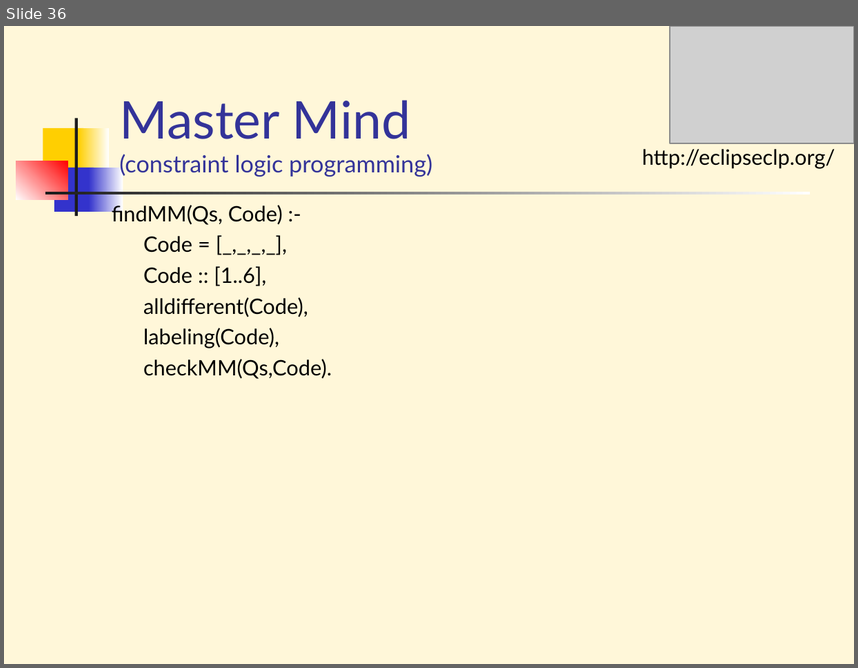
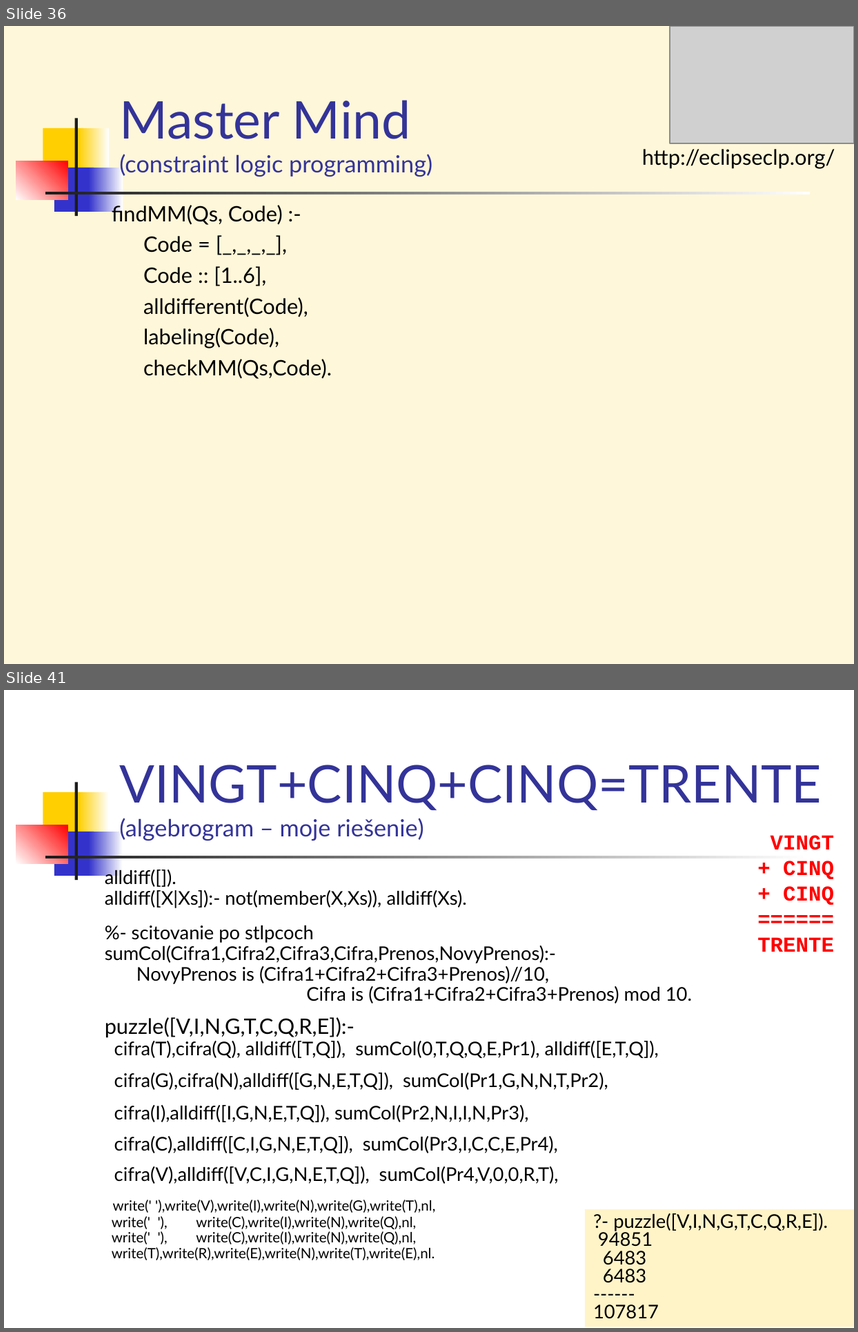
Before and after one commit to paradigmy/Prednasky, a slide deck: 11/logicke2.ppt. Shown one above the other, each under a label of ours: slide 36 before the commit, slides 36 and 41 after it; the slides between them are not shown. The pictures are 858x668 and 858x1332 pixels, drawn with LibreOffice and Linux fonts; fonts in the diff are those of the drawing; grey boxes stand for pictures. Boxes give left, top, right and bottom in pixels: in the first picture for what was removed or moved away, otherwise in the second. Text is boxed around its words. In the diff, an @@ line names an element or a change of style, - is before the commit and + after.

```diff
--- a/11/logicke2.ppt
+++ b/11/logicke2.ppt
@@ slide 41 added at (4, 690, 854, 1328), background #FFFFFF; not listed: 7 template elements that a slide beside it also shows @@
@@ title added at (119, 765, 822, 841), 20 pt, text #333399 @@
+VINGT+CINQ+CINQ=TRENTE
+(algebrogram – moje riešenie)
@@ text added at (757, 835, 834, 952), 18 pt, text #FF0000, bold @@
+VINGT
++ CINQ
++ CINQ
+======
+TRENTE
@@ text added at (105, 867, 692, 1260), 16 pt, text #000000 @@
+alldiff([]).
+alldiff([X|Xs]):- not(member(X,Xs)), alldiff(Xs).
+%- scitovanie po stlpcoch
+sumCol(Cifra1,Cifra2,Cifra3,Cifra,Prenos,NovyPrenos):-
+NovyPrenos is (Cifra1+Cifra2+Cifra3+Prenos)//10,
+Cifra is (Cifra1+Cifra2+Cifra3+Prenos) mod 10.
+puzzle([V,I,N,G,T,C,Q,R,E]):-
+cifra(T),cifra(Q), alldiff([T,Q]), sumCol(0,T,Q,Q,E,Pr1), alldiff([E,T,Q]),
+cifra(G),cifra(N),alldiff([G,N,E,T,Q]), sumCol(Pr1,G,N,N,T,Pr2),
+cifra(I),alldiff([I,G,N,E,T,Q]), sumCol(Pr2,N,I,I,N,Pr3),
+cifra(C),alldiff([C,I,G,N,E,T,Q]), sumCol(Pr3,I,C,C,E,Pr4),
+cifra(V),alldiff([V,C,I,G,N,E,T,Q]), sumCol(Pr4,V,0,0,R,T),
+write(' '),write(V),write(I),write(N),write(G),write(T),nl,
+write(' '), write(C),write(I),write(N),write(Q),nl,
+write(' '), write(C),write(I),write(N),write(Q),nl,
+write(T),write(R),write(E),write(N),write(T),write(E),nl.
@@ rectangle added at (584, 1210, 854, 1327), fill #FFF4C8, 16 pt, text #000000 @@
+?- puzzle([V,I,N,G,T,C,Q,R,E]).
+94851
+6483
+6483
+------
+107817
```
Also in this commit, not shown: 1 slide changed, 5 other slides added, 1 other file.
